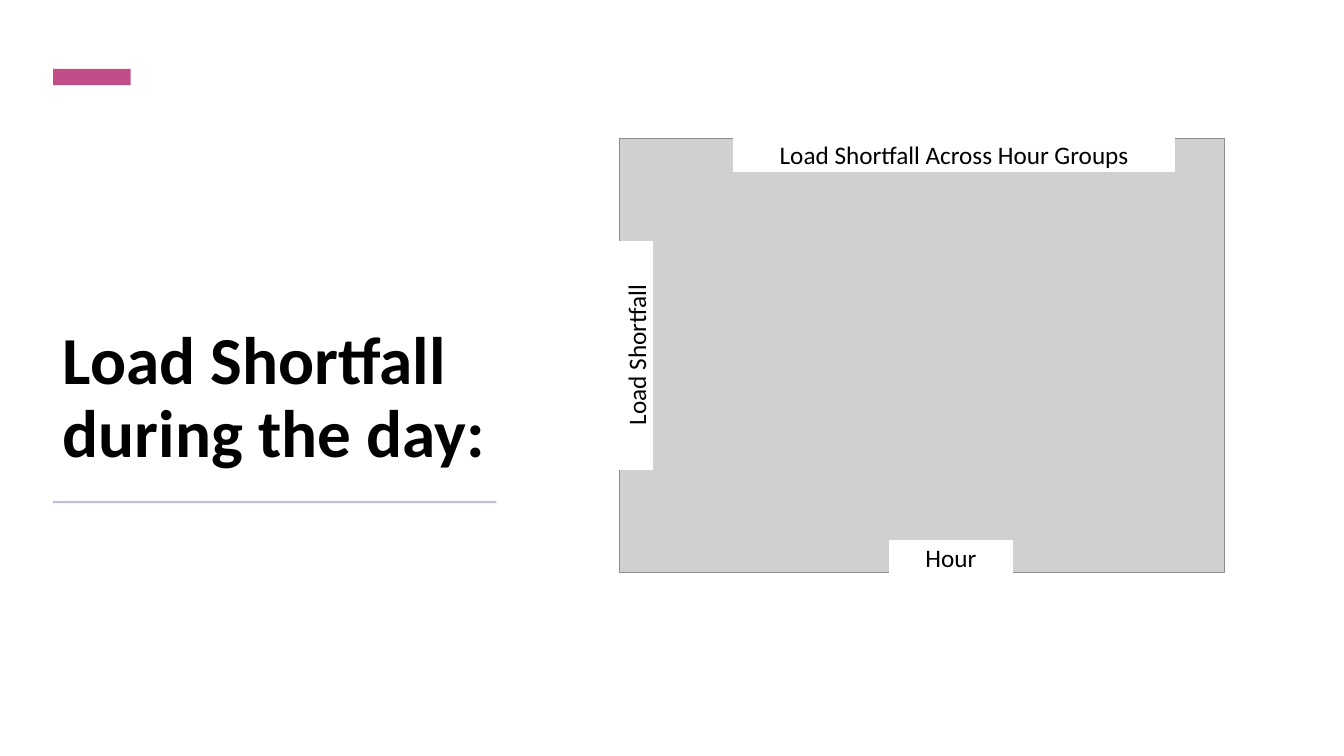
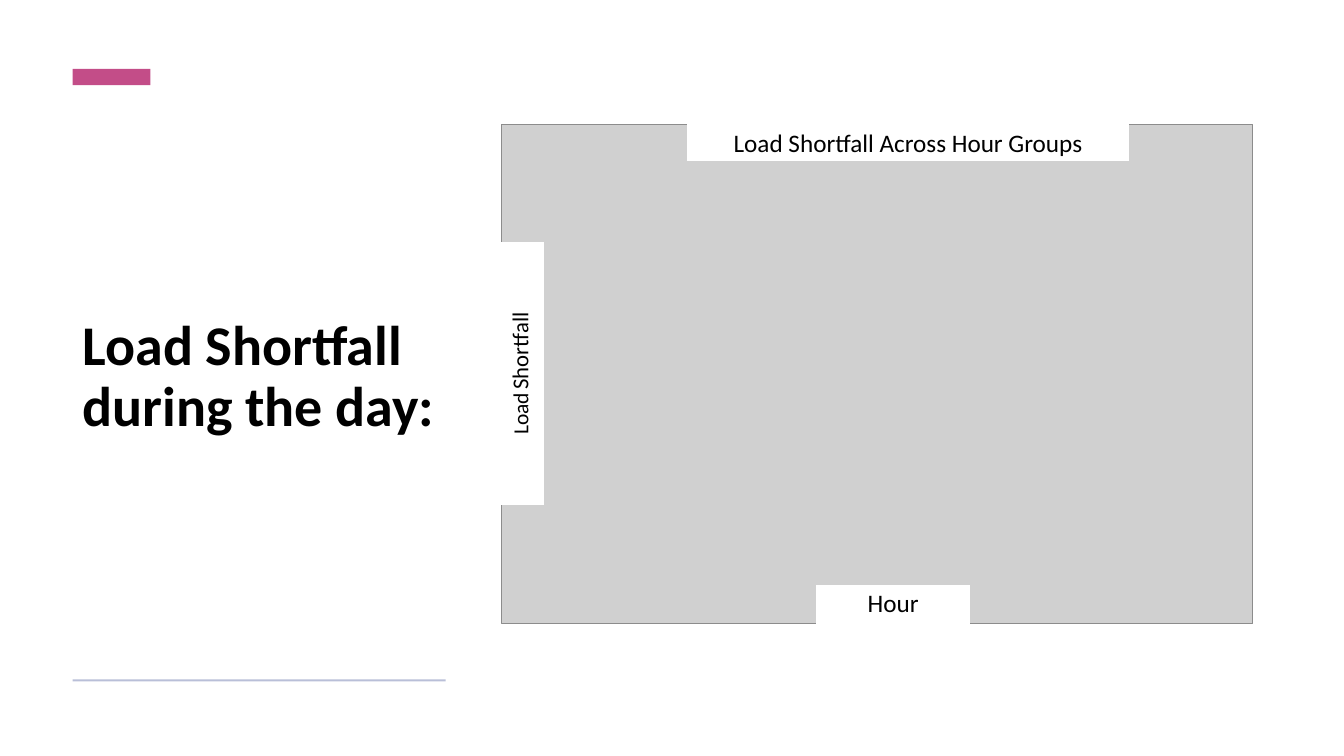
Before and after one commit to kmsekgothe/load-shortfall-regression-predict-api, a slide deck: slide 7 of Team 14 .pptx. Drawn at 1344x756 pixels with LibreOffice and Linux fonts; fonts in the diff are those of the drawing; grey boxes stand for pictures. Boxes give left, top, right and bottom in pixels: in the first picture for what was removed or moved away, otherwise in the second. Text is boxed around its words. In the diff, an @@ line names an element or a change of style, - is before the commit and + after.

```diff
--- a/Team 14 .pptx
+++ b/Team 14 .pptx
@@ rectangle: place and size @@
-rectangle at [53,69,131,85]
+rectangle at [73,69,151,85]
@@ title "Load Shortfall during the day:": place and size @@
-title "Load Shortfall during the day:" at [63,337,484,469]
+title "Load Shortfall during the day:" at [83,325,435,436]
@@ title "Load Shortfall during the day:" at [83,325,435,436]: size 48 to 40 pt; vertical alignment bottom to middle @@
@@ picture: place and size @@
-picture at [620,138,1224,573]
+picture at [502,124,1253,624]
@@ rectangle "Load Shortfall Across Hour Groups": place and size @@
-rectangle "Load Shortfall Across Hour Groups" at [734,139,1175,172]
+rectangle "Load Shortfall Across Hour Groups" at [687,125,1129,160]
@@ rectangle "Load Shortfall Across Hour Groups" at [687,125,1129,160]: more space between paragraphs @@
@@ rectangle "Load Shortfall": place and size @@
-rectangle "Load Shortfall" at [620,242,653,470]
+rectangle "Load Shortfall" at [502,243,543,505]
@@ rectangle "Load Shortfall" at [502,243,543,505]: size 18 to 15.3 pt in "Load"; size 18 to 16.1 pt in "Shortfall"; line spacing 1 to 0.7; more space between paragraphs @@
@@ rectangle "Hour": place and size @@
-rectangle "Hour" at [890,541,1013,574]
+rectangle "Hour" at [817,585,969,624]
@@ rectangle "Hour" at [817,585,969,624]: line spacing 1 to 0.9; more space between paragraphs @@
@@ rectangle: place and size @@
-rectangle at [53,501,497,503]
+rectangle at [73,680,446,682]
```
Also in this commit, not shown: 17 other slides changed, 2 slides added, 2 slides removed.
